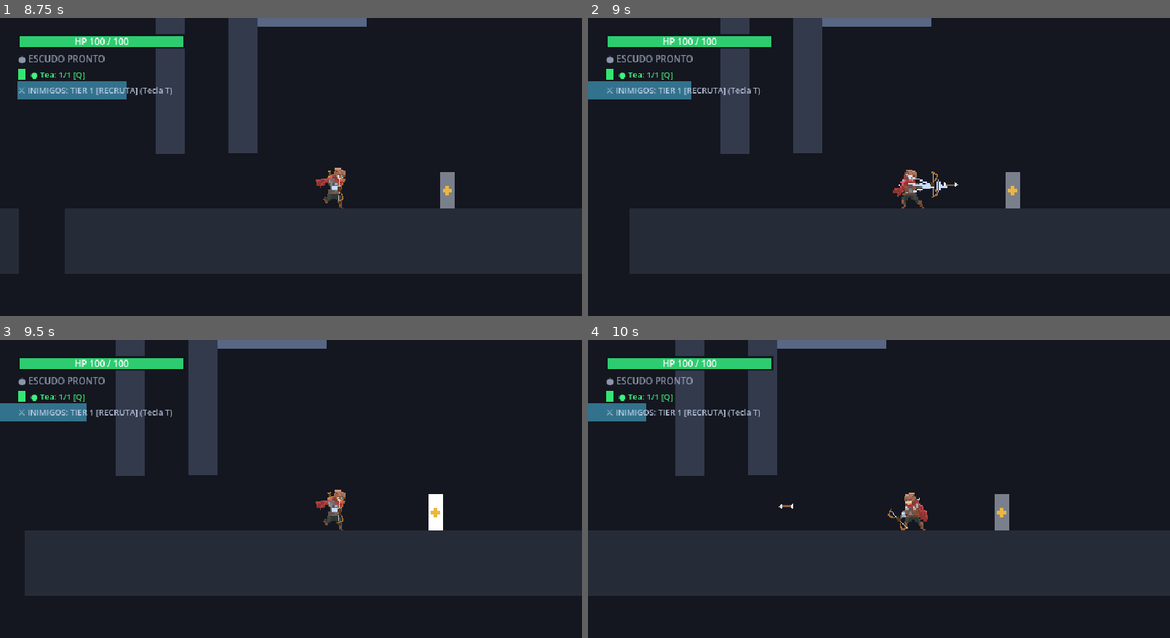
Above: before the commit, frames 1-4 (two rows, left to right).
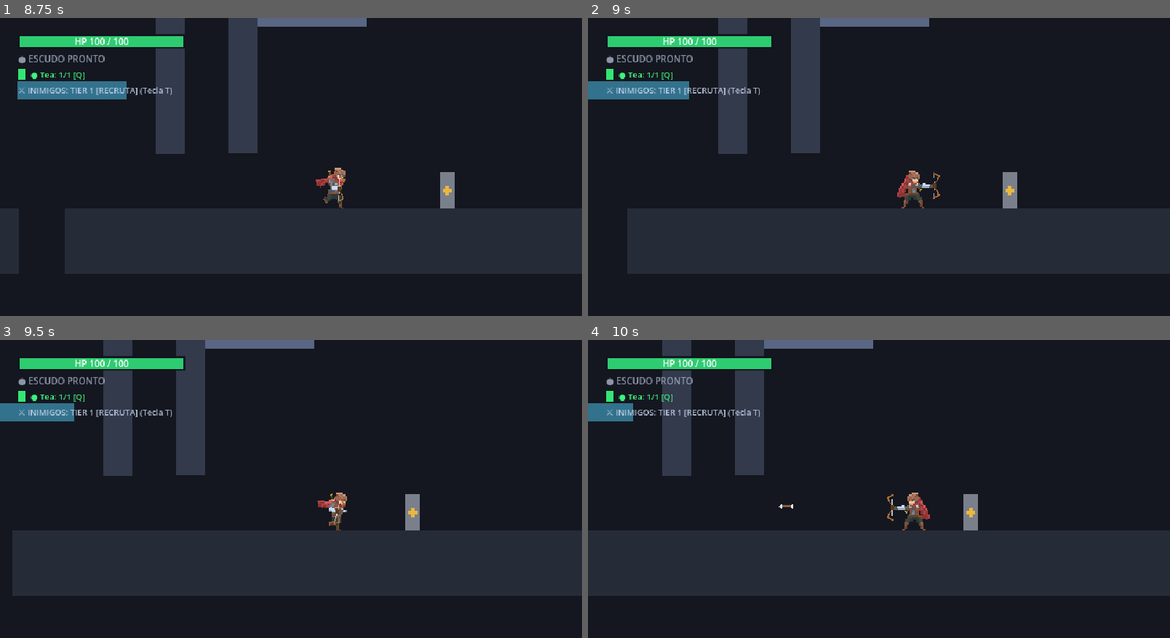
Above: after the commit, the same moments.

Repository: Theadrill/Godot-Roguelike-Prototype
Game: Godot game, scene res://src/world/movement_gym.tscn
The game is run twice, just before and just after one commit, with the same random seed, the same clock (stepped at 60 frames per second) and the same inputs.
Inputs (mouse positions are in pixels of both pictures, inside the frame that each line leads up to):
- Up to frame 1 (8.75 s): tap A (move_left) at 0.5, 1.25, 2, 3.5, 4.25 s; move the mouse to (419, 164) at 0.52 s; press the mouse at (419, 164) at 0.53 s; hold D (move_right) 0.53-2.03 s; tap Space (jump) at 0.77, 1.52, 3.02, 3.77, 4.52, 6.02, 6.77, 7.52 s; move the mouse to (174, 196) at 1.27 s; release the mouse at (174, 196) at 1.28 s; click (174, 196) at 1.35 s; move the mouse to (349, 110) at 2.02 s; hold A (move_left) 2.03-2.78 s; hold Right mouse button (defend) 2.03-2.78 s; click (349, 110) at 2.3 s; move the mouse to (261, 247) at 2.77 s; hold D (move_right) 2.78-4.28 s; tap Q (heal) at 2.85 s; click (261, 247) at 3.05 s; move the mouse to (465, 229) at 3.52 s; hold E (interact) 3.53-4.28 s; click (465, 229) at 3.8 s; move the mouse to (116, 131) at 4.27 s; hold A (move_left) 4.28-5.03 s; tap Keypad 2 (look_down) at 4.35 s; click (116, 131) at 4.55 s; move the mouse to (320, 181) at 5.02 s; press the mouse at (320, 181) at 5.03 s; hold D (move_right) 5.03-5.78 s; tap Keypad 4 (look_left) at 5.1 s; move the mouse to (203, 98) at 5.77 s; release the mouse at (203, 98) at 5.78 s; hold A (move_left) 5.78-7.28 s; tap Keypad 6 (look_right) at 5.85 s; click (203, 98) at 6.05 s; move the mouse to (419, 164) at 6.52 s; hold Keypad 8 (look_up) 6.53-7.28 s; click (419, 164) at 6.8 s; move the mouse to (174, 196) at 7.27 s; hold D (move_right) from 7.28 s (still down); tap Shift (roll) at 7.35 s; click (174, 196) at 7.55 s; move the mouse to (349, 110) at 8.02 s; hold 1 (swap_weapon) from 8.03 s (still down); click (349, 110) at 8.3 s
- Up to frame 2 (9 s): keep holding D (move_right); move the mouse to (849, 247) at 8.77 s; release 1 (swap_weapon) at 8.78 s; tap J at 8.85 s
- Up to frame 3 (9.5 s): keep holding D (move_right); tap Space (jump) at 9.02 s; click (261, 569) at 9.05 s
- Up to frame 4 (10 s): move the mouse to (1053, 551) at 9.52 s; release D (move_right) at 9.53 s; press the mouse at (1053, 551) at 9.53 s; hold A (move_left) from 9.53 s (still down); tap K at 9.6 s; tap Space (jump) at 9.77 s

Frame 1 is identical in both runs. In frame 2, 1.3% of the frame differs, in the area x 6-75%, y 0-86%; in frame 3, 5.1%, in the area x 2-77%, y 0-86%; in frame 4, 4.7%.

Commit message:
feat(combat): fire bow on penultimate frame and loop ready-to-shoot cadence while held

Diff:
--- a/src/entities/player/states/ranged_attack_state.gd
+++ b/src/entities/player/states/ranged_attack_state.gd
@@ -13,6 +13,8 @@
 var has_fired: bool = false
 var _cast_total_duration: float = 0.36
 var _charge_base_weapon_scale: Vector2 = Vector2.ONE
+var _is_bow_repeat_shot: bool = false
+var _bow_released_early: bool = false
 
 func enter() -> void:
 	player = character as Player
@@ -26,12 +28,14 @@
 		player._main_weapon_instance.rotation_degrees = player.weapon.attack_visual_rotation_degrees
 	_charge_base_weapon_scale = player._main_weapon_instance.scale if player._main_weapon_instance else Vector2.ONE
 
-	_start_shot_cycle()
-
-func _start_shot_cycle() -> void:
+	_start_shot_cycle(false)
+
+func _start_shot_cycle(is_repeat: bool = false) -> void:
 	has_fired = false
 	charge_progress = 0.0
 	phase_timer = 0.0
+	_is_bow_repeat_shot = is_repeat
+	_bow_released_early = false
 
 	var is_spell: bool = player.weapon.weapon_category == WeaponData.WeaponCategory.RANGED_SPELL
 
@@ -54,11 +58,12 @@
 		else:
 			attack_phase = 0
 			if player.weapon.weapon_category == WeaponData.WeaponCategory.RANGED_BOW:
+				var start_frame: int = 2 if _is_bow_repeat_shot else 0
 				player.play_animation(&"bow_attack")
 				if player.player_sprite:
 					player.player_sprite.pause()
-					player.player_sprite.frame = 0
-				player._update_weapon_socket_for_frame(&"bow_attack", 0)
+					player.player_sprite.frame = start_frame
+				player._update_weapon_socket_for_frame(&"bow_attack", start_frame)
 			else:
 				var is_aiming_up: bool = Input.is_action_pressed("up") or Input.is_key_pressed(KEY_W) or Input.is_key_pressed(KEY_UP)
 				if player.main_hand_socket:
@@ -113,7 +118,9 @@
 				if player._main_weapon_instance:
 					player._main_weapon_instance.rotation_degrees = jitter
 			elif player.weapon.weapon_category == WeaponData.WeaponCategory.RANGED_BOW:
-				var draw_frame: int = clampi(int(floor(charge_progress * 5.0)), 0, 4)
+				var start_f: int = 2 if _is_bow_repeat_shot else 0
+				var span: float = float(5 - start_f)
+				var draw_frame: int = clampi(start_f + int(floor(charge_progress * span)), start_f, 4)
 				if player.player_sprite:
 					if player.player_sprite.animation != &"bow_attack":
 						player.play_animation(&"bow_attack")
@@ -152,6 +159,12 @@
 						_start_spell_cast()
 					else:
 						_fire_projectile()
+			elif player.weapon.weapon_category == WeaponData.WeaponCategory.RANGED_BOW:
+				if not Input.is_action_pressed("attack_primary"):
+					_bow_released_early = true
+				# Bow always reaches the penultimate frame (frame 5 / 1-based frame 6) to shoot!
+				if charge_progress >= 1.0:
+					_fire_projectile()
 			else:
 				if charge_progress >= 1.0 or not Input.is_action_pressed("attack_primary"):
 					if is_spell:
@@ -201,9 +214,9 @@
 				return
 
 			if phase_timer <= 0.0:
-				if Input.is_action_pressed("attack_primary") and not player.weapon.is_charge_attack:
-					# Keep firing while holding attack!
-					_start_shot_cycle()
+				if Input.is_action_pressed("attack_primary") and not player.weapon.is_charge_attack and not _bow_released_early:
+					# Keep firing while holding attack (Bow cycles from ready frame 2 -> shoot frame 5)!
+					_start_shot_cycle(true)
 				else:
 					_exit_to_movement()
 
Not shown, added: assets/player/adventurer/bow/player_bow_sheet.png.import
